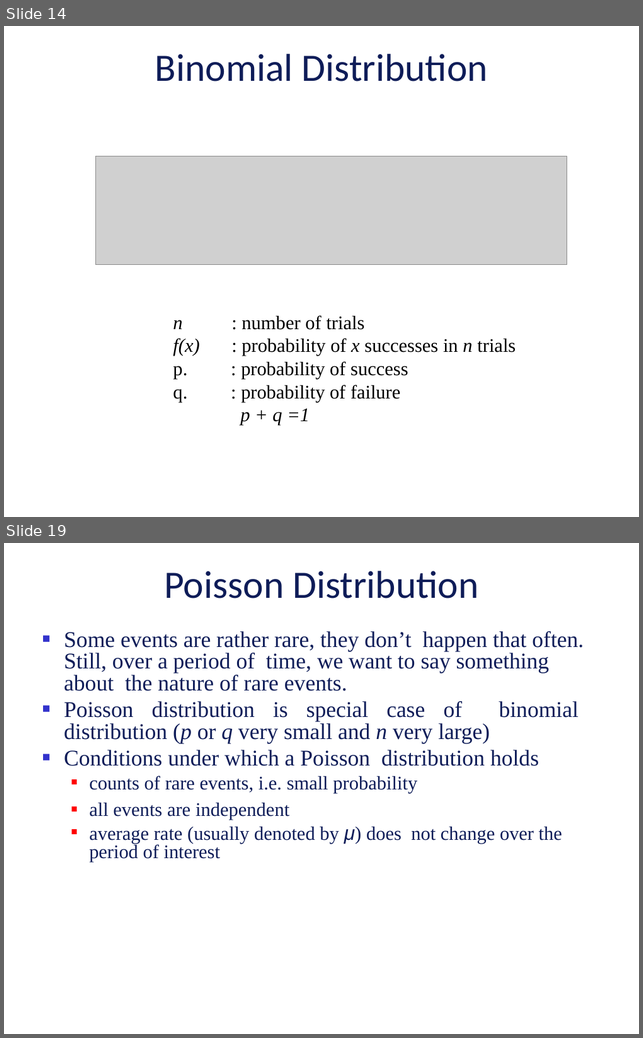
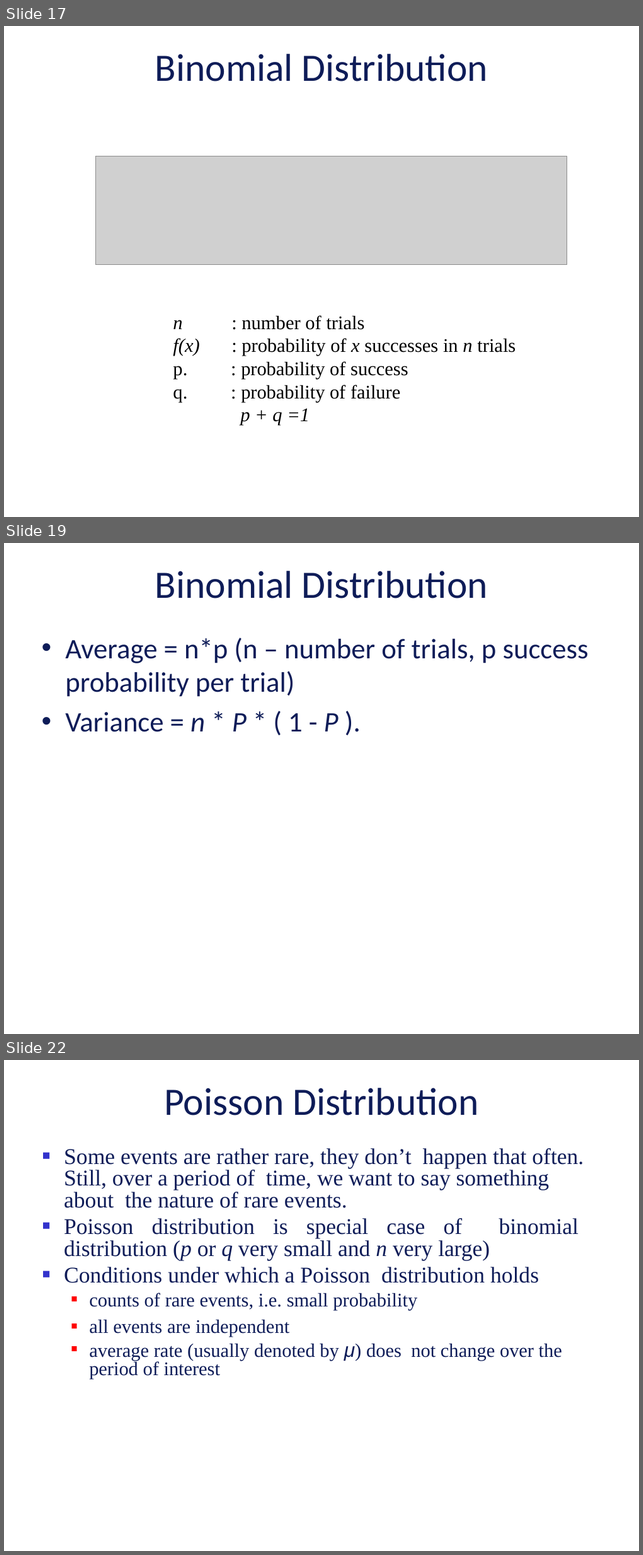
Before and after one commit to vu-resilient-distributed-systems/lectures-fall-2019, a slide deck: Module-3-reliability/02_02-reliabilityConcepts-2.pptx. Shown one above the other, each under a label of ours: slides 14 and 19 before the commit, slides 17, 19 and 22 after it; the slides between them are not shown. The pictures are 643x1038 and 643x1555 pixels, drawn with LibreOffice and Linux fonts; fonts in the diff are those of the drawing; grey boxes stand for pictures; background and template pictures are left out. Boxes give left, top, right and bottom in pixels: in the first picture for what was removed or moved away, otherwise in the second. Text is boxed around its words. In the diff, an @@ line names an element or a change of style, - is before the commit and + after.

```diff
--- a/Module-3-reliability/02_02-reliabilityConcepts-2.pptx
+++ b/Module-3-reliability/02_02-reliabilityConcepts-2.pptx
@@ slide 19 added at (x1=4, y1=543, x2=639, y2=1034), background picture (left out) @@
@@ title added at (x1=155, y1=571, x2=488, y2=598), 48.4 pt, text #0E1C58 @@
+Binomial Distribution
@@ text added at (x1=65, y1=637, x2=589, y2=732), 35.2 pt, text #0E1C58 @@
+• Average = n*p (n – number of trials, p success probability per trial)
+• Variance = n * P * ( 1 - P ).
@@ what was slide 14 is now slide 17 @@
@@ what was slide 19 is now slide 22 @@
```
Also in this commit, not shown: 8 slides changed, 3 other slides added, 1 slide removed.
